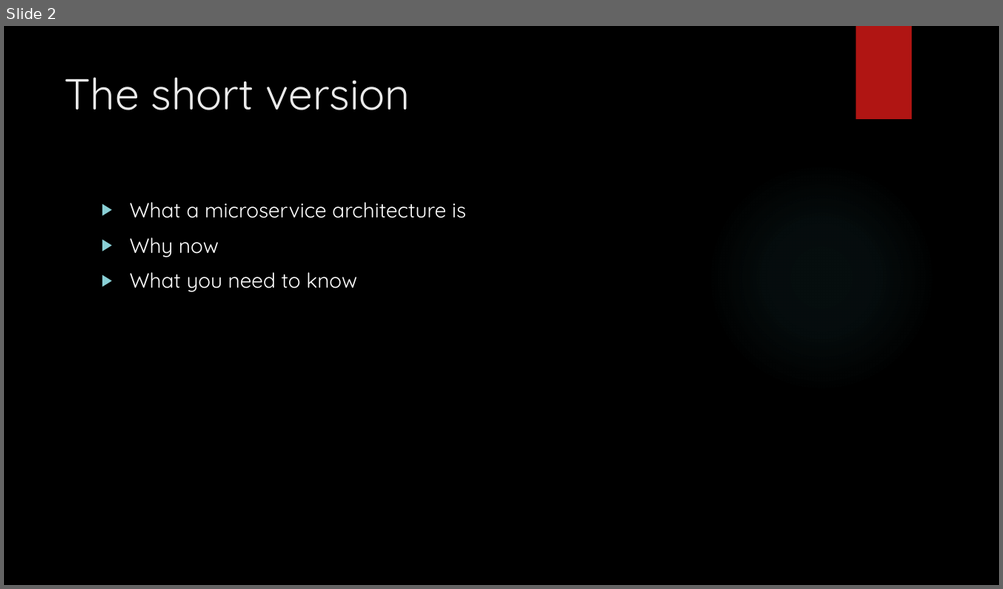
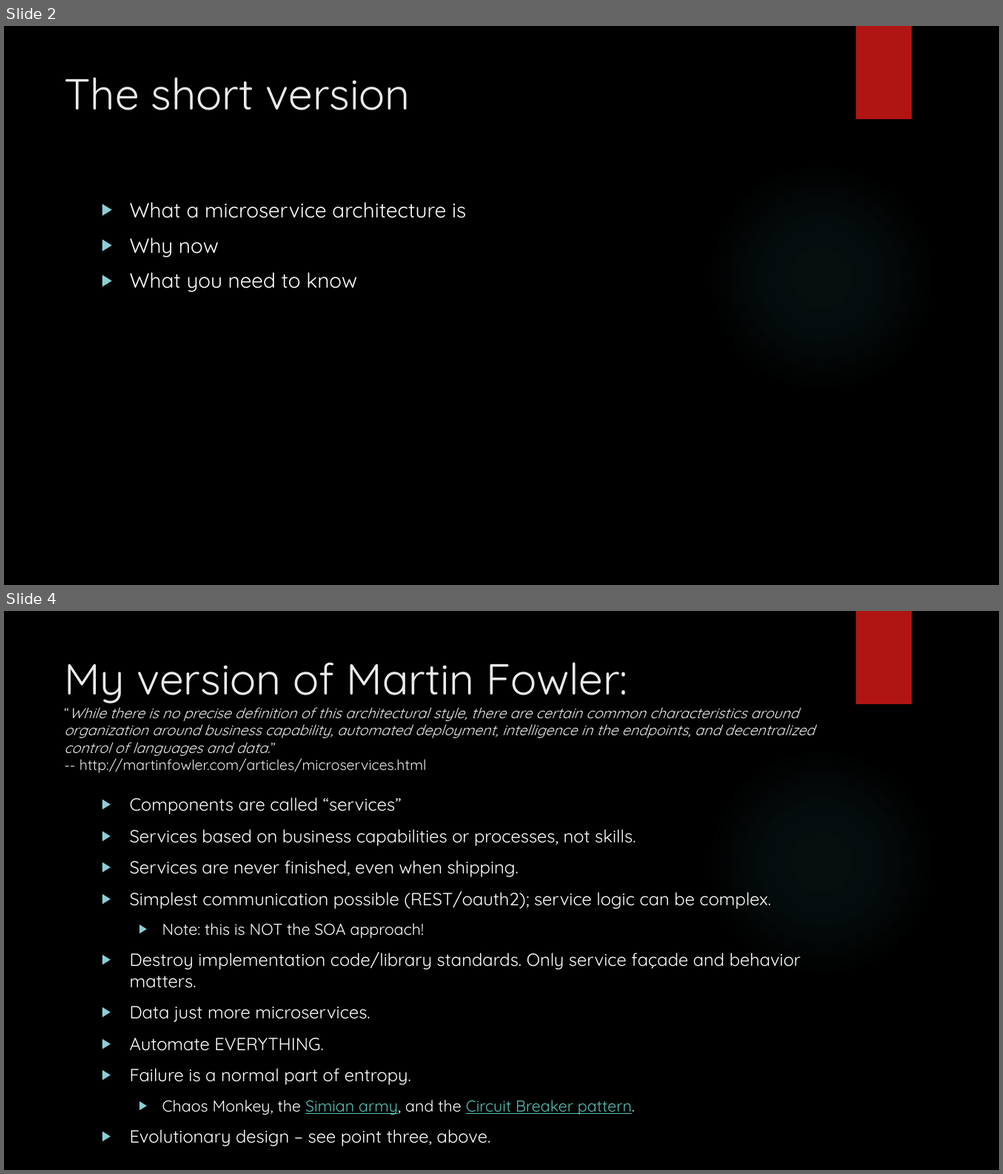
Before and after one commit to arif-aigonix/leap2015, a slide deck: Microservices Overview.pptx. Shown one above the other, each under a label of ours: slide 2 before the commit, slides 2 and 4 after it; the slides between them are not shown. The pictures are 1003x589 and 1003x1174 pixels, drawn with LibreOffice and Linux fonts; fonts in the diff are those of the drawing; background and template pictures are left out. Boxes give left, top, right and bottom in pixels: in the first picture for what was removed or moved away, otherwise in the second. Text is boxed around its words. In the diff, an @@ line names an element or a change of style, - is before the commit and + after.

```diff
--- a/Microservices Overview.pptx
+++ b/Microservices Overview.pptx
@@ slide 4 added at (4,611,999,1170), background picture (left out); not listed: 2 template elements that a slide beside it also shows @@
@@ title added at (64,662,814,773), 14 pt, text #EBEBEB, italic @@
+My version of Martin Fowler:
+“While there is no precise definition of this architectural style, there are certain common characteristics around organization around business capability, automated deployment, intelligence in the endpoints, and decentralized control of languages and data.”
+-- http://martinfowler.com/articles/microservices.html
@@ text added at (130,797,800,1144), 17 pt, text #FFFFFF @@
+▶ Components are called “services”
+▶ Services based on business capabilities or processes, not skills.
+▶ Services are never finished, even when shipping.
+▶ Simplest communication possible (REST/oauth2); service logic can be complex.
+  ▶ Note: this is NOT the SOA approach!
+▶ Destroy implementation code/library standards. Only service façade and behavior matters.
+▶ Data just more microservices.
+▶ Automate EVERYTHING.
+▶ Failure is a normal part of entropy.
+  ▶ Chaos Monkey, the Simian army, and the Circuit Breaker pattern.
+▶ Evolutionary design – see point three, above.
```
Also in this commit, not shown: 1 slide changed, 16 other slides added.
